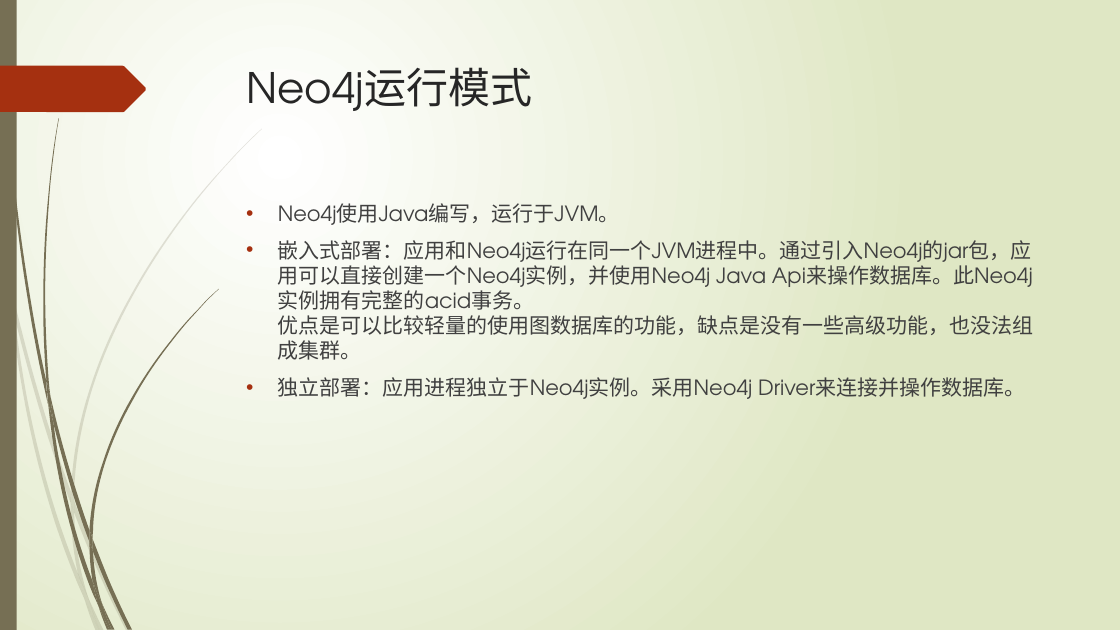
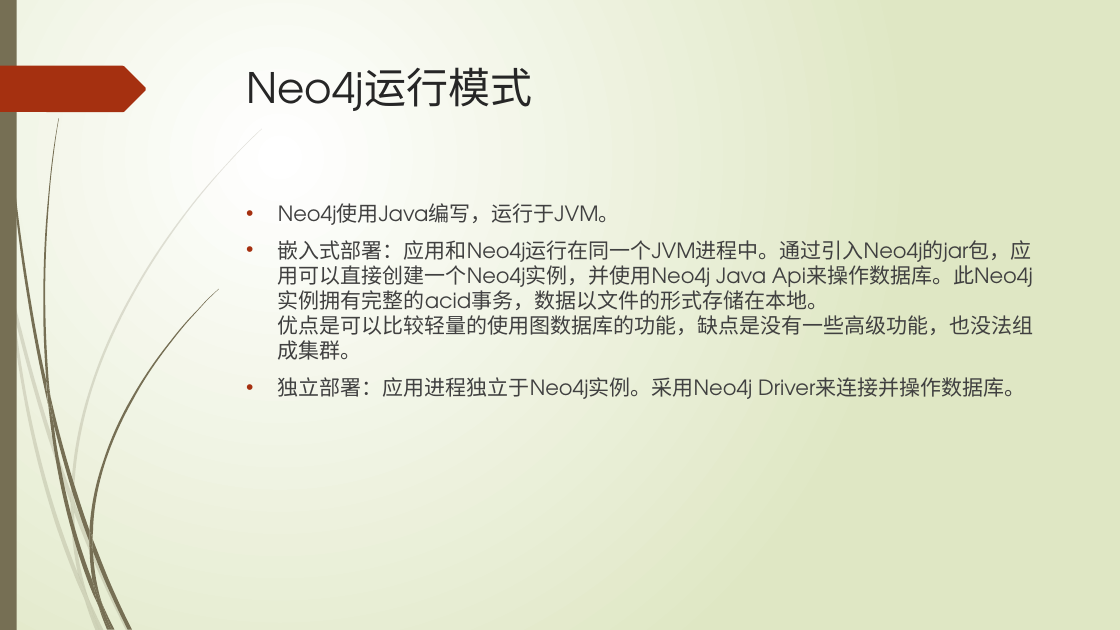
Before and after one commit to xljnc/thor, a slide deck: slide 9 of doc/Neo4j简介.pptx. Drawn at 1120x630 pixels with LibreOffice and Linux fonts; fonts in the diff are those of the drawing. Boxes give left, top, right and bottom in pixels: in the first picture for what was removed or moved away, otherwise in the second. Text is boxed around its words. In the diff, an @@ line names an element or a change of style, - is before the commit and + after.

```diff
--- a/doc/Neo4j简介.pptx
+++ b/doc/Neo4j简介.pptx
@@ text at (x1=278, y1=237, x2=1034, y2=360): text changed @@
-• 嵌入式部署：应用和Neo4j运行在同一个JVM进程中。通过引入Neo4j的jar包，应用可以直接创建一个Neo4j实例，并使用Neo4j Java Api来操作数据库。此Neo4j实例拥有完整的acid事务。
-  优点是可以比较轻量的使用图数据库的功能，缺点是没有一些高级功能，也没法组成集群。
+• 嵌入式部署：应用和Neo4j运行在同一个JVM进程中。通过引入Neo4j的jar包，应用可以直接创建一个Neo4j实例，并使用Neo4j Java Api来操作数据库。此Neo4j实例拥有完整的acid事务，数据以文件的形式存储在本地。
+  优点是可以比较轻量的使用图数据库的功能，缺点是没有一些高级功能，也没法组成集群。
```
Also in this commit, not shown: 1 other slide changed.
